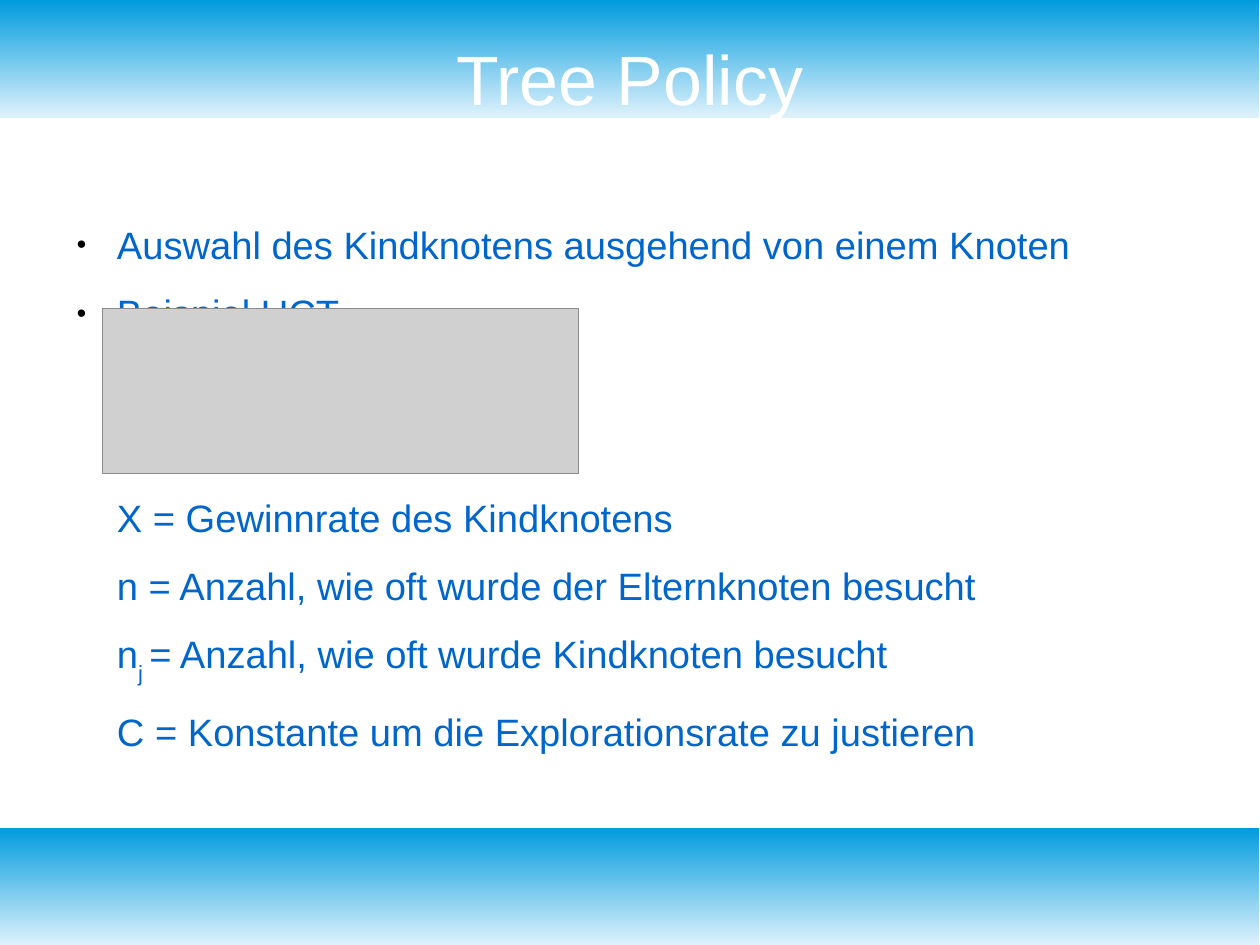
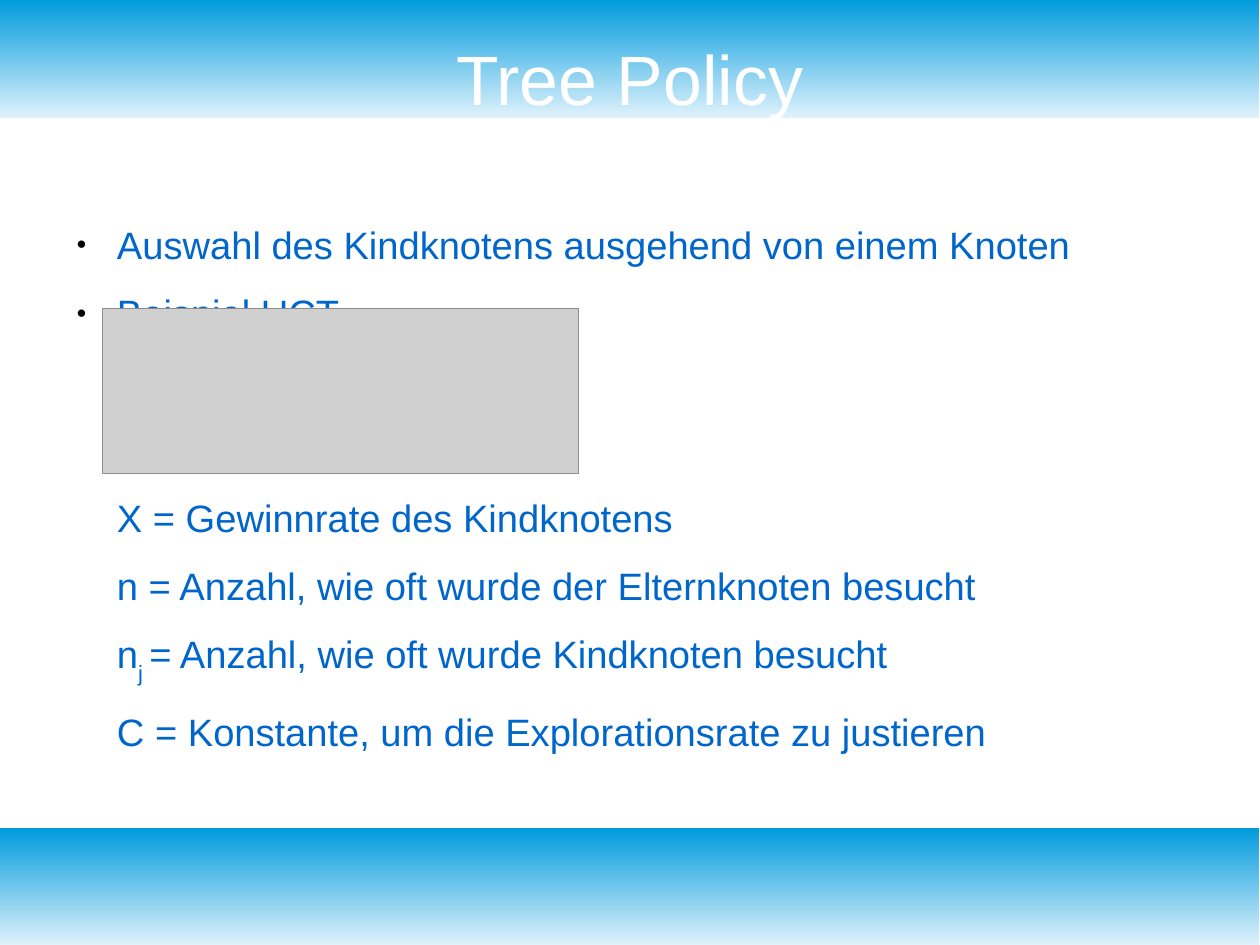
Before and after one commit to fnehmer/haw-is-assignment, a slide deck: slide 8 of Präsentation/is_praesentation.odp. Drawn at 1260x945 pixels with LibreOffice and Linux fonts; fonts in the diff are those of the drawing; grey boxes stand for pictures. Boxes give left, top, right and bottom in pixels: in the first picture for what was removed or moved away, otherwise in the second. Text is boxed around its words. In the diff, an @@ line names an element or a change of style, - is before the commit and + after.

```diff
--- a/Präsentation/is_praesentation.odp
+++ b/Präsentation/is_praesentation.odp
@@ text at (x1=117, y1=718, x2=986, y2=754): text changed @@
-C = Konstante um die Explorationsrate zu justieren
+C = Konstante, um die Explorationsrate zu justieren
```
Also in this commit, not shown: 1 other slide changed, 2 slides added, 1 other file.
